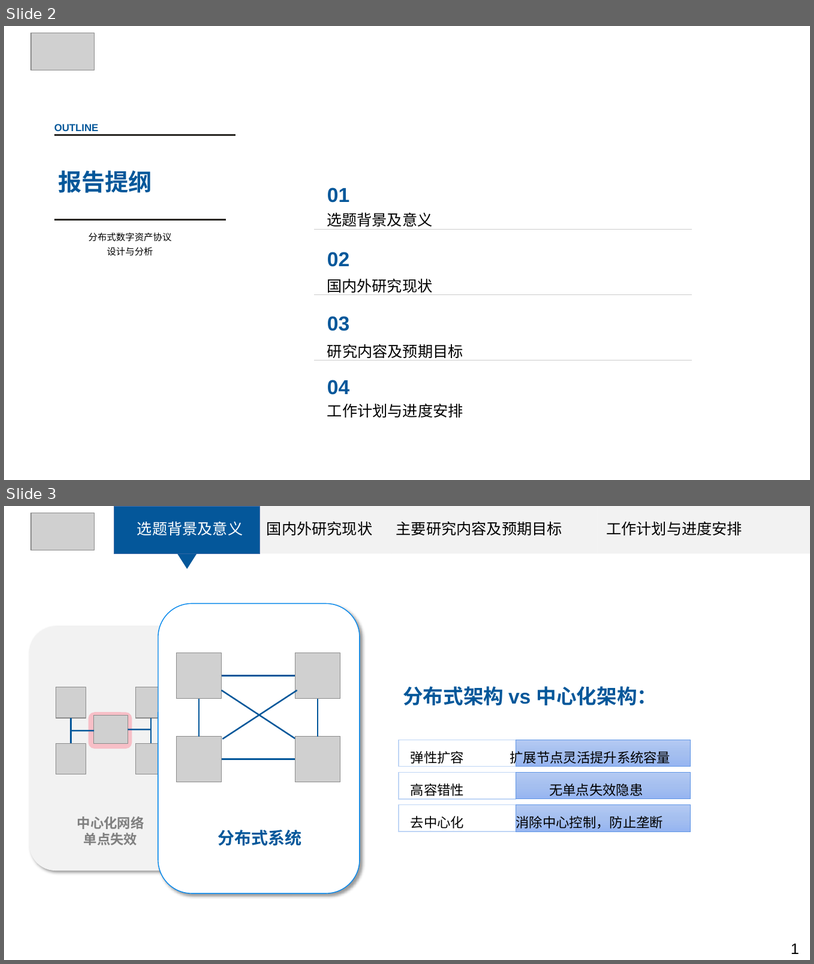
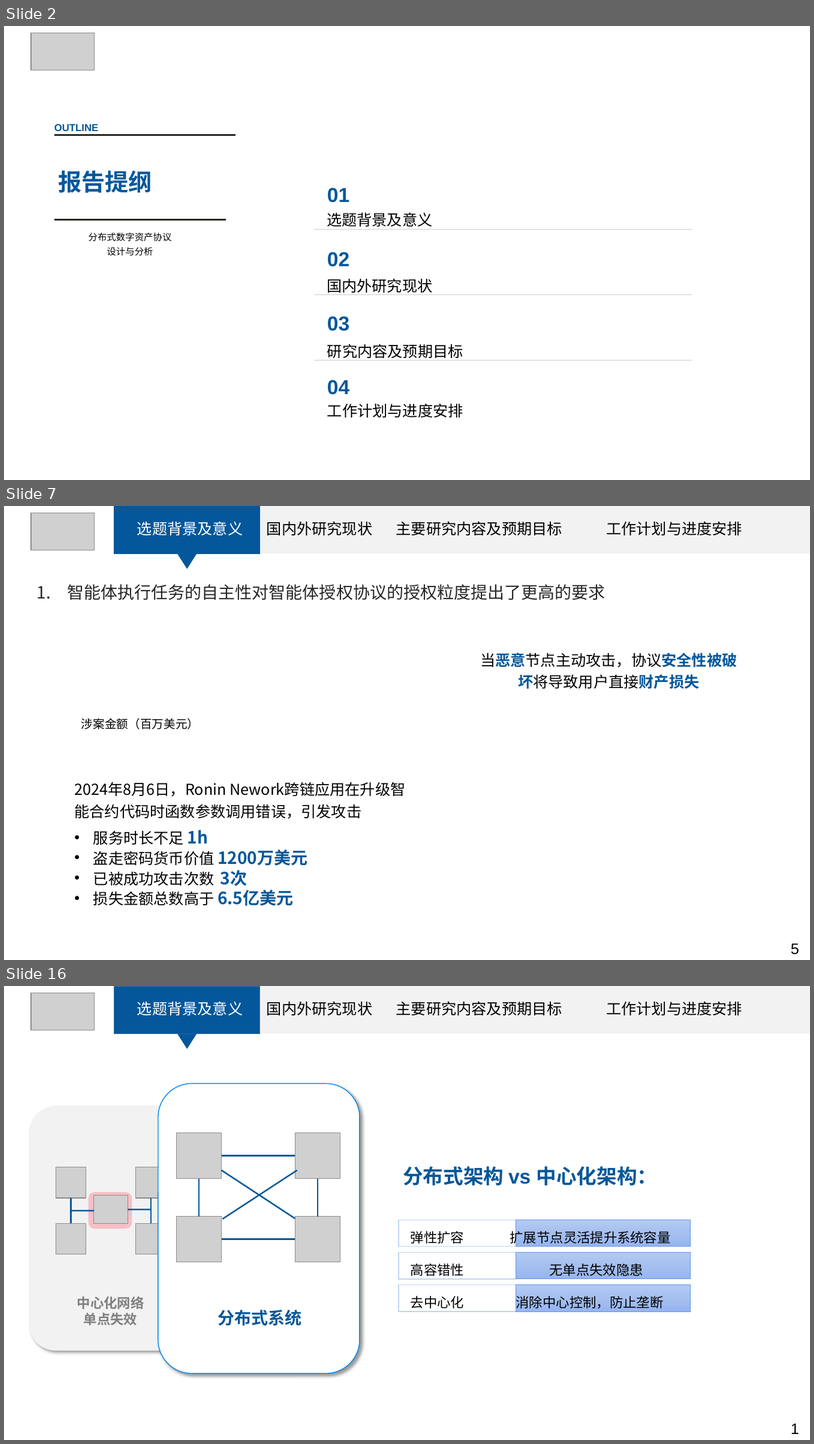
Before and after one commit to tiaxiaoer/Graduate-Paper, a slide deck: Graduate-Paper/Proposal/开题答辩ppt-袁伟奇.pptx. Shown one above the other, each under a label of ours: slides 2 and 3 before the commit, slides 2, 7 and 16 after it; the slides between them are not shown. The pictures are 814x964 and 814x1444 pixels, drawn with LibreOffice and Linux fonts; fonts in the diff are those of the drawing; grey boxes stand for pictures. Boxes give left, top, right and bottom in pixels: in the first picture for what was removed or moved away, otherwise in the second. Text is boxed around its words. In the diff, an @@ line names an element or a change of style, - is before the commit and + after.

```diff
--- a/Graduate-Paper/Proposal/开题答辩ppt-袁伟奇.pptx
+++ b/Graduate-Paper/Proposal/开题答辩ppt-袁伟奇.pptx
@@ slide 7 added at (4,506,810,960), background #FFFFFF @@
@@ picture added at (31,513,94,550) @@
@@ rectangle added at (114,506,260,554), fill #04579A, outline #04579A 1 pt @@
@@ text added at (137,521,743,535), 18 pt, text #000000 @@
+选题背景及意义 国内外研究现状 主要研究内容及预期目标 工作计划与进度安排
@@ rectangle added at (260,506,392,554), fill #F2F2F2 @@
@@ rectangle added at (392,506,598,554), fill #F2F2F2 @@
@@ rectangle added at (598,506,810,554), fill #F2F2F2 @@
@@ triangle added at (177,554,197,569), fill #04579A @@
@@ text added at (67,584,605,600), 20 pt, text #262626 @@
+1. 智能体执行任务的自主性对智能体授权协议的授权粒度提出了更高的要求
@@ text added at (480,652,737,689), 18 pt, text #000000 @@
+当恶意节点主动攻击，协议安全性被破坏将导致用户直接财产损失
@@ text added at (81,718,199,729), 14 pt, text #000000 @@
+涉案金额（百万美元）
@@ text added at (74,782,362,819), 18 pt, text #000000 @@
+2024年8月6日，Ronin Nework跨链应用在升级智能合约代码时函数参数调用错误，引发攻击
@@ text added at (93,829,308,906), 18 pt, text #000000 @@
+• 服务时长不足 1h
+• 盗走密码货币价值 1200万美元
+• 已被成功攻击次数 3次
+• 损失金额总数高于 6.5亿美元
@@ text added at (791,943,800,954), 18 pt, text #000000 @@
+5
@@ what was slide 3 is now slide 16 @@
```
Also in this commit, not shown: 1 slide changed, 12 other slides added, 51 other files.
